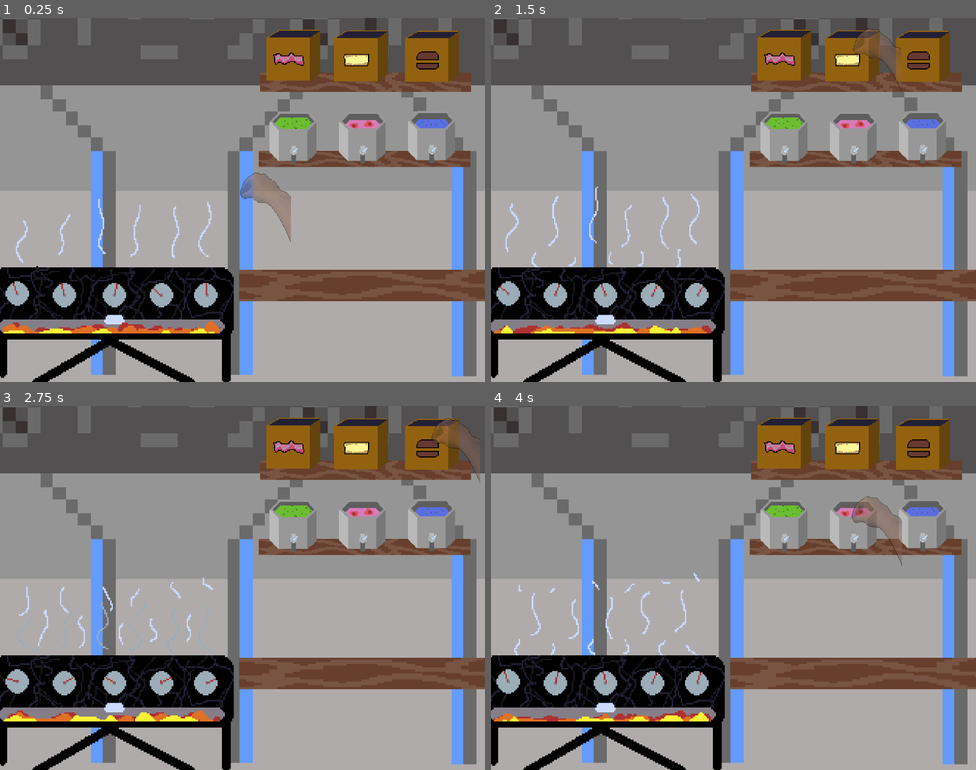
Above: before the commit, frames 1-4 (two rows, left to right).
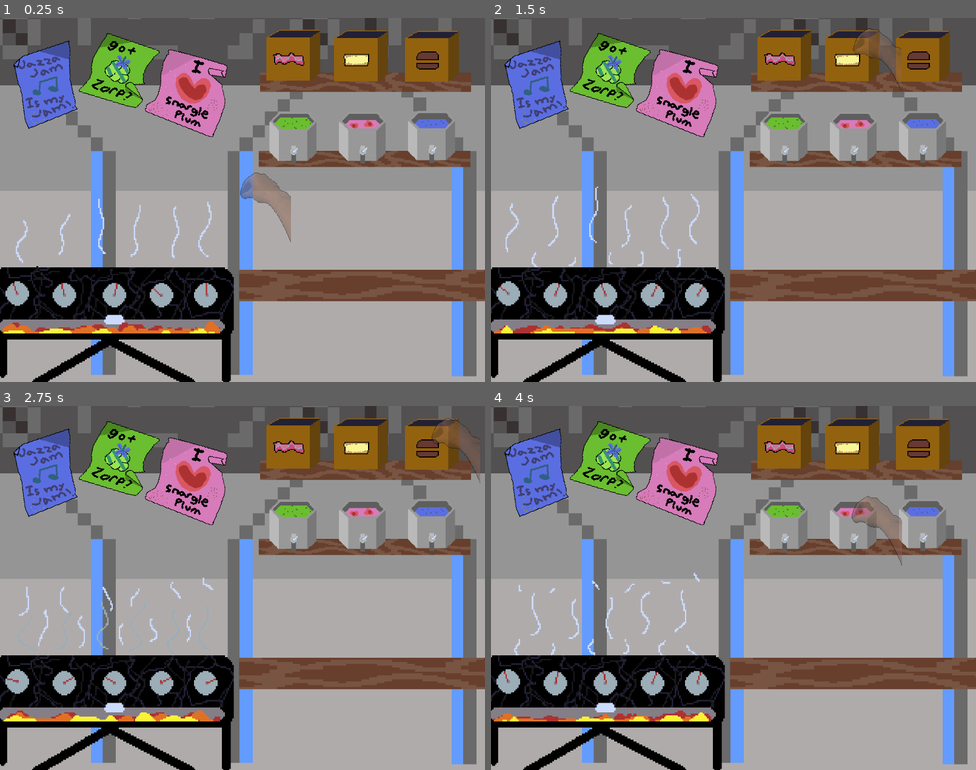
Above: after the commit, the same moments.

Repository: lganic/IEEE-GameJam-2026
Game: Godot game, scene res://scenes/grillscene.tscn
Two runs of this game, one before a commit and one after it. Both use one fixed random seed, a clock stepped at 60 frames per second and the inputs below. This scene is started directly instead of the project's main scene.
Inputs (mouse positions are in pixels of both pictures, inside the frame that each line leads up to):
- Up to frame 1 (0.25 s): no input
- Up to frame 2 (1.5 s): move the mouse to (782, 54) at 0.52 s; click (782, 54) at 0.67 s; move the mouse to (854, 54) at 1.27 s; click (854, 54) at 1.42 s
- Up to frame 3 (2.75 s): move the mouse to (431, 442) at 2.02 s; click (431, 442) at 2.17 s
- Up to frame 4 (4 s): move the mouse to (922, 526) at 2.77 s; click (922, 526) at 2.92 s; move the mouse to (854, 526) at 3.52 s; click (854, 526) at 3.67 s

The runs differ from the first frame. In frame 1, 6.8% of the frame differs, in the area x 2-47%, y 4-33%; in frame 2, 6.8%; in frame 3, 6.8%; in frame 4, 6.8%.

Commit message:
added posters

Diff:
--- a/scenes/grillscene.tscn
+++ b/scenes/grillscene.tscn
@@ -17,6 +17,7 @@
 [ext_resource type="PackedScene" uid="uid://jl3nc1041rsw" path="res://scenes/OrderManager.tscn" id="15_0cl04"]
 [ext_resource type="PackedScene" uid="uid://cywr47okunqv3" path="res://scenes/DeliveryZone.tscn" id="15_187va"]
 [ext_resource type="PackedScene" uid="uid://bb3e2h0hg2akb" path="res://scenes/ReceiptTicket.tscn" id="16_23817"]
+[ext_resource type="Texture2D" uid="uid://c6qcxra77p7lg" path="res://assets/posters.png" id="18_7x280"]
 
 [sub_resource type="AtlasTexture" id="AtlasTexture_3wacy"]
 atlas = ExtResource("1_dhc3s")
@@ -139,10 +140,8 @@
 [node name="Control" type="Control" parent="." unique_id=1241724224]
 layout_mode = 3
 anchors_preset = 0
-offset_left = 204.0
-offset_top = -83.0
-offset_right = 244.0
-offset_bottom = -43.0
+offset_right = 1.0
+offset_bottom = 1.0
 
 [node name="OrderManager" parent="Control" unique_id=1399016746 instance=ExtResource("15_0cl04")]
 layout_mode = 1
@@ -152,3 +151,27 @@
 [node name="DeliveryZone" parent="." unique_id=472155788 instance=ExtResource("15_187va")]
 position = Vector2(-254, -2)
 order_manager_path = NodePath("../Control/OrderManager")
+
+[node name="Sprite2D3" type="Sprite2D" parent="." unique_id=399390927]
+position = Vector2(-152, -85)
+rotation = 0.19137335
+scale = Vector2(0.435, 0.435)
+texture = ExtResource("18_7x280")
+region_enabled = true
+region_rect = Rect2(263.3309, 0, 120.081696, 128)
+
+[node name="Sprite2D2" type="Sprite2D" parent="." unique_id=560725284]
+position = Vector2(-199.99998, -77)
+rotation = -0.45751405
+scale = Vector2(0.435, 0.435)
+texture = ExtResource("18_7x280")
+region_enabled = true
+region_rect = Rect2(131.44635, 0, 123.67386, 128)
+
+[node name="Sprite2D" type="Sprite2D" parent="." unique_id=1109039417]
+position = Vector2(-101.000015, -69)
+rotation = 0.48142388
+scale = Vector2(0.435, 0.435)
+texture = ExtResource("18_7x280")
+region_enabled = true
+region_rect = Rect2(0, 0, 131.47765, 128)
Binary file added: assets/posters.png
Not shown, added: assets/posters.png.import
